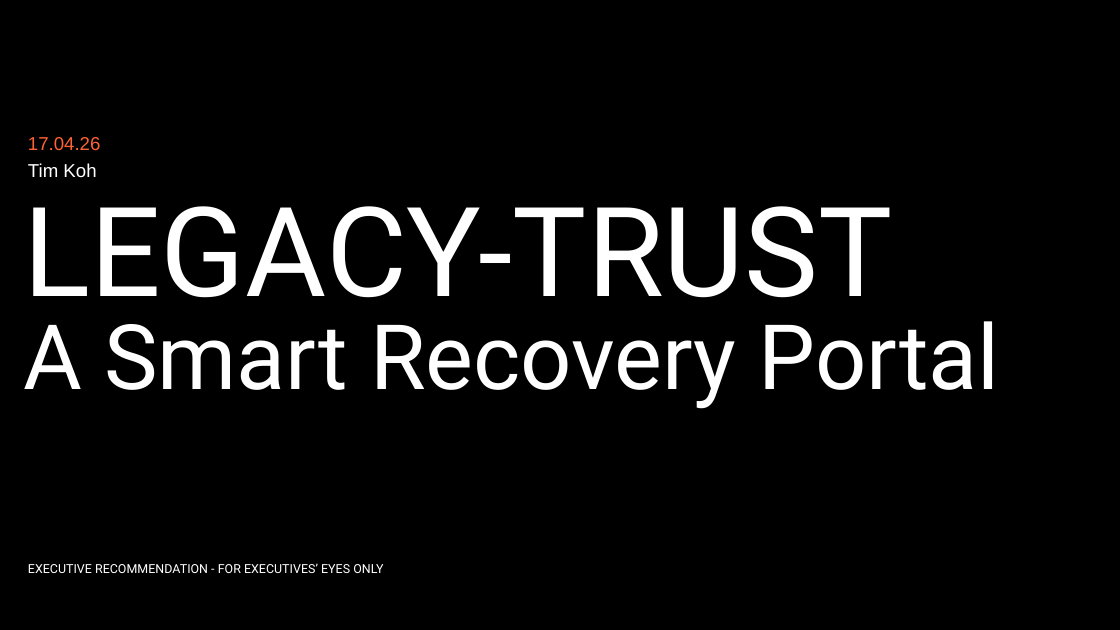
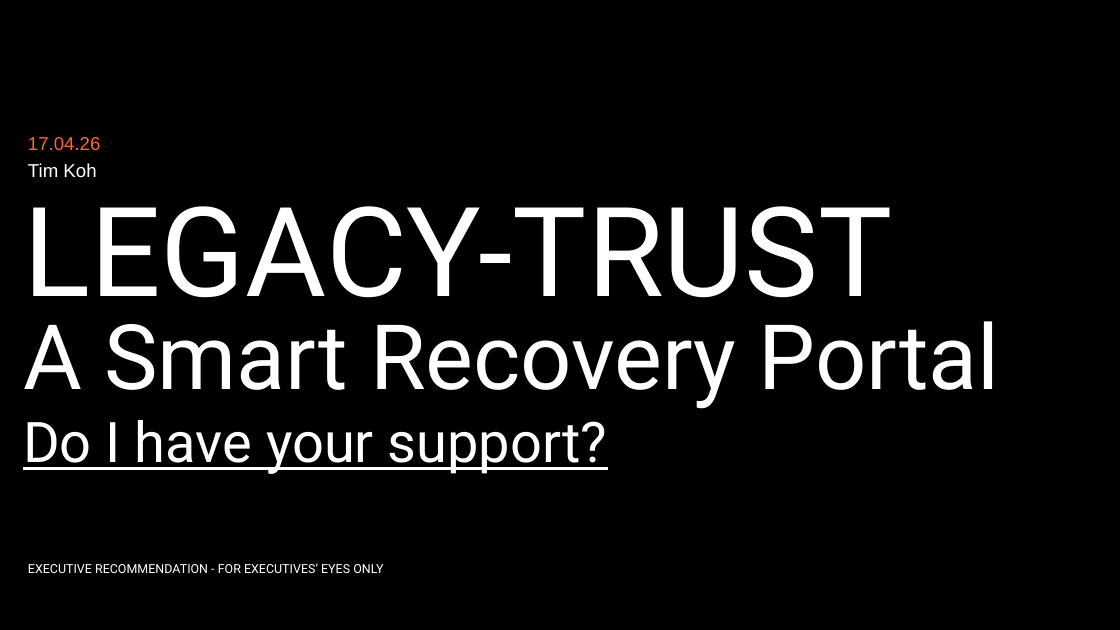
Before and after one commit to timkoh97/Coursework-Technical-Business-Analyst-Week-2, a slide deck: slide 8 of submissions/executive-briefing.pptx. Drawn at 1120x630 pixels with LibreOffice and Linux fonts; fonts in the diff are those of the drawing; background and template pictures are left out. Boxes give left, top, right and bottom in pixels: in the first picture for what was removed or moved away, otherwise in the second. Text is boxed around its words. In the diff, an @@ line names an element or a change of style, - is before the commit and + after.

Commit message:
Update executive briefing

```diff
--- a/submissions/executive-briefing.pptx
+++ b/submissions/executive-briefing.pptx
@@ title at (23, 420, 608, 474): paragraph added @@
+Do I have your support?
```
Also in this commit, not shown: 1 slide added, 1 slide removed.
